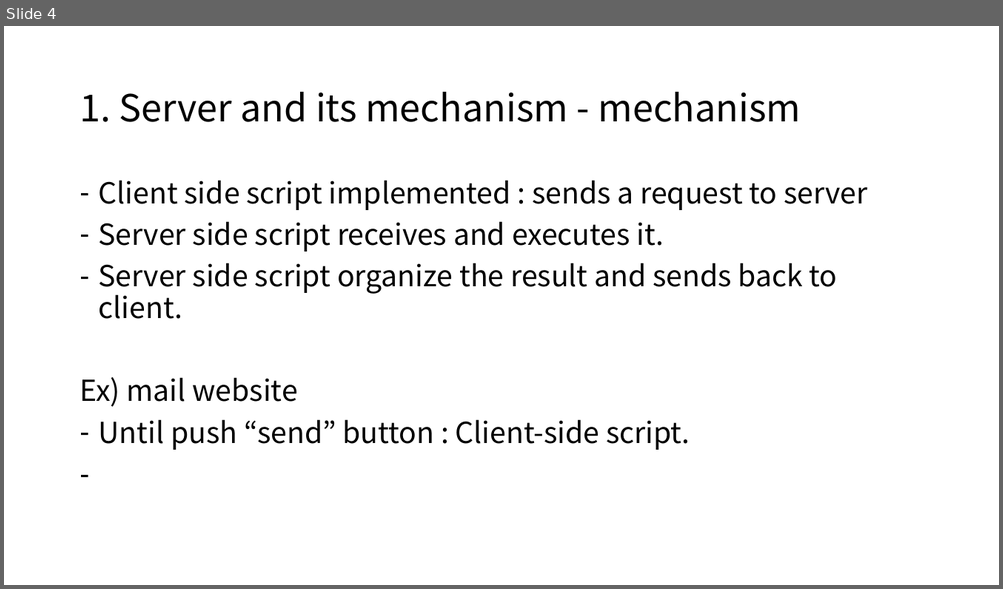
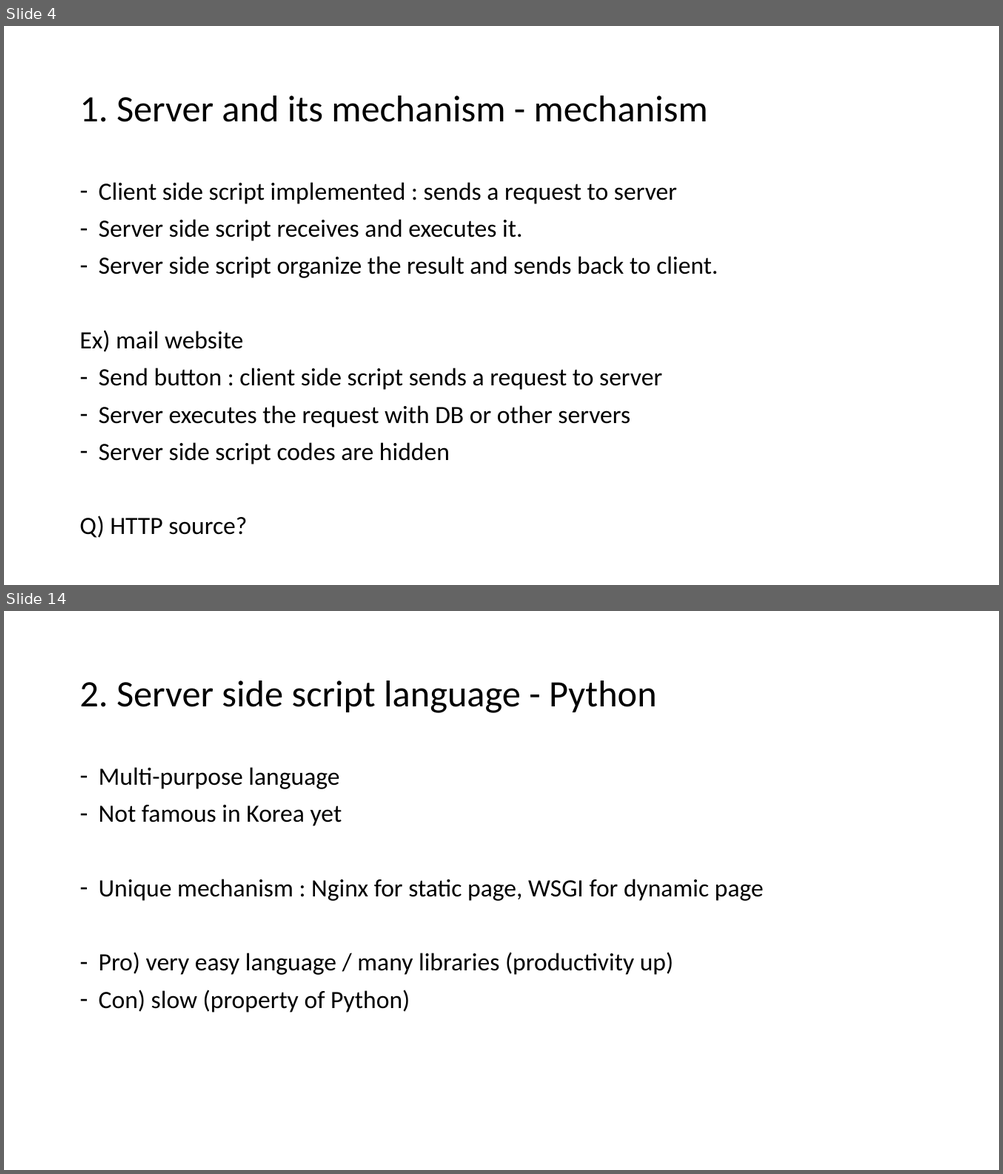
Before and after one commit to GanziDaeyong/self.seminar, a slide deck: SelfSeminar_2_ServerAndServerLanguage.pptx. Shown one above the other, each under a label of ours: slide 4 before the commit, slides 4 and 14 after it; the slides between them are not shown. The pictures are 1003x589 and 1003x1174 pixels, drawn with LibreOffice and Linux fonts; fonts in the diff are those of the drawing. Boxes give left, top, right and bottom in pixels: in the first picture for what was removed or moved away, otherwise in the second. Text is boxed around its words. In the diff, an @@ line names an element or a change of style, - is before the commit and + after.

```diff
--- a/SelfSeminar_2_ServerAndServerLanguage.pptx
+++ b/SelfSeminar_2_ServerAndServerLanguage.pptx
@@ slide 14 added at (4, 611, 999, 1170), background #FFFFFF @@
@@ title added at (79, 681, 657, 713), 36 pt, text #000000 @@
+2. Server side script language - Python
@@ text added at (99, 767, 763, 1013), 24 pt, text #000000 @@
+– Multi-purpose language
+– Not famous in Korea yet
+– Unique mechanism : Nginx for static page, WSGI for dynamic page
+– Pro) very easy language / many libraries (productivity up)
+– Con) slow (property of Python)
@@ slide 4 changed as well @@
@@ title "1. Server and its mechanism ..." at (79, 96, 708, 122): font Noto Sans CJK KR to Calibri @@
@@ text at (79, 182, 717, 352): size 28 to 24 pt, font Noto Sans CJK KR to Calibri in "Client side script implemented : sends a ...", "Server side script receives and executes it.", "Server side script organize the result and ...", "Ex) mail website" @@
@@ text at (79, 368, 662, 538): text changed; size 28 to 24 pt; font Noto Sans CJK KR to Calibri @@
-– Until push “send” button : Client-side script.
+– Send button : client side script sends a request to server
+– Server executes the request with DB or other servers
+– Server side script codes are hidden
+Q) HTTP source?
```
Also in this commit, not shown: 3 other slides changed, 17 other slides added, 5 slides removed, 2 other files.
